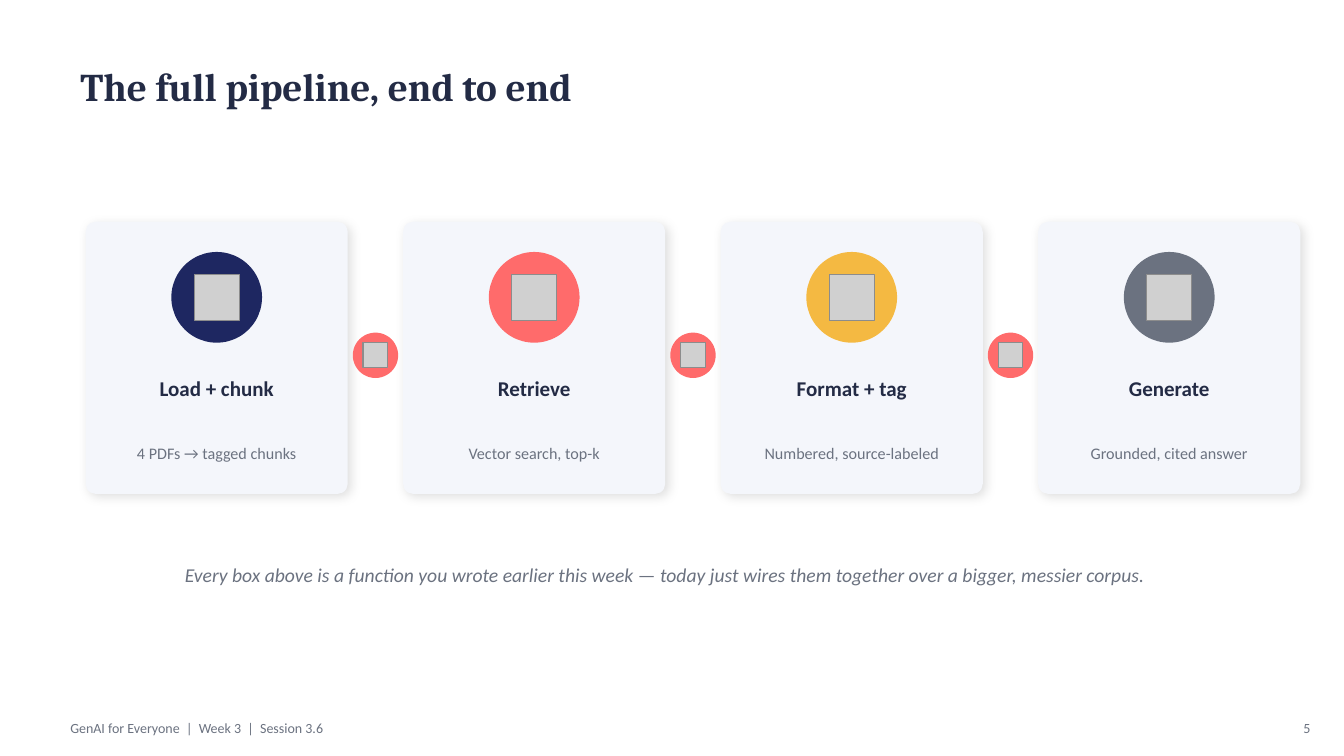
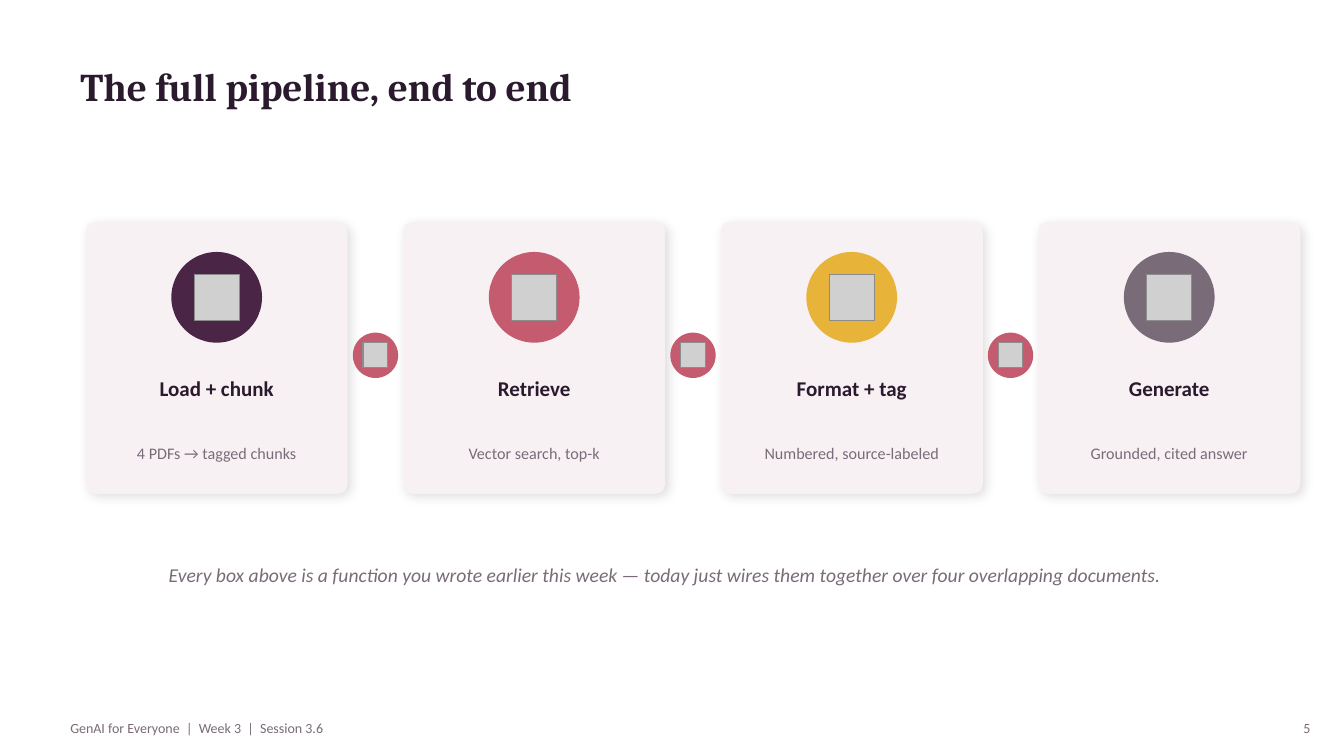
Before and after one commit to TechNaom/genai-for-everyone, a slide deck: slide 5 of slides/week-03/session-3.6.pptx. Drawn at 1344x756 pixels with LibreOffice and Linux fonts; fonts in the diff are those of the drawing; grey boxes stand for pictures. Boxes give left, top, right and bottom in pixels: in the first picture for what was removed or moved away, otherwise in the second. Text is boxed around its words. In the diff, an @@ line names an element or a change of style, - is before the commit and + after.

Commit message:
Rebuild Session 3.6 from scratch: campus Q&A bot, new corpus, new bug

```diff
--- a/slides/week-03/session-3.6.pptx
+++ b/slides/week-03/session-3.6.pptx
@@ fill #F4F6FB to #F7F1F4 in 4 elements at [86, 222, 348, 494], [403, 222, 665, 494], [721, 222, 983, 494], [1038, 222, 1301, 494] @@
@@ ellipse at [171, 252, 262, 343]: fill #1E2761 to #4A2545 @@
@@ ellipse at [1124, 252, 1215, 343]: fill #6B7280 to #7A6B78 @@
@@ fill #FF6B6B to #C45B6E in 4 elements at [353, 333, 398, 378], [489, 252, 580, 343], [670, 333, 716, 378], [988, 333, 1033, 378] @@
@@ text colour #232B45 to #2B1A2E in 5 elements at [80, 73, 572, 110], [160, 381, 274, 396], [498, 381, 571, 396], [797, 382, 906, 400], [1129, 382, 1209, 396] @@
@@ text at [169, 568, 1160, 586]: text changed; text colour #6B7280 to #7A6B78 @@
-Every box above is a function you wrote earlier this week — today just wires them together over a bigger, messier corpus.
+Every box above is a function you wrote earlier this week — today just wires them together over four overlapping documents.
@@ text colour #6B7280 to #7A6B78 in 5 elements at [137, 448, 297, 462], [469, 448, 599, 462], [765, 448, 938, 461], [1091, 448, 1247, 461], [70, 723, 323, 735] @@
```
Also in this commit, not shown: 7 other slides changed, 2 slides added, 2 slides removed, 10 other files.
